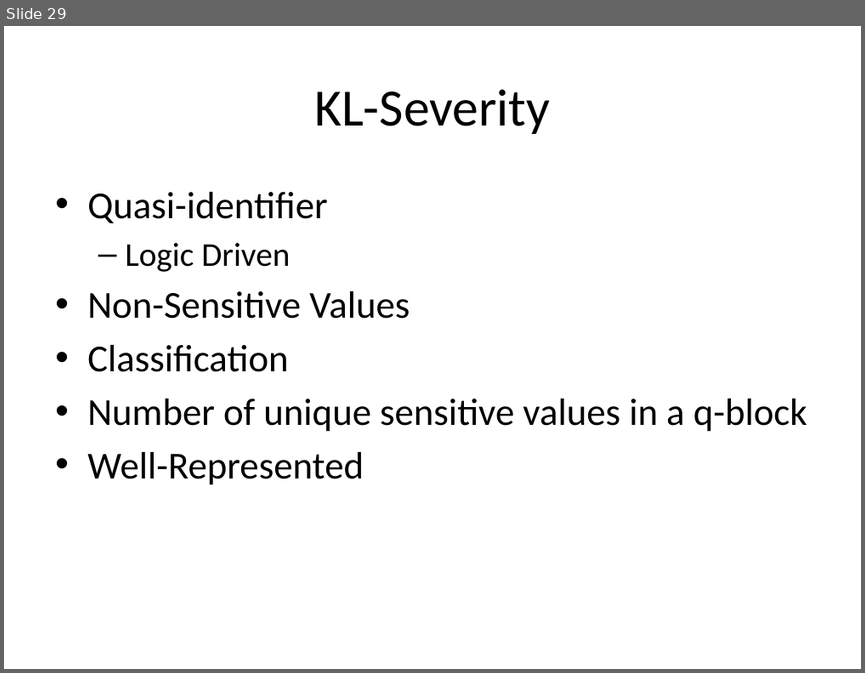
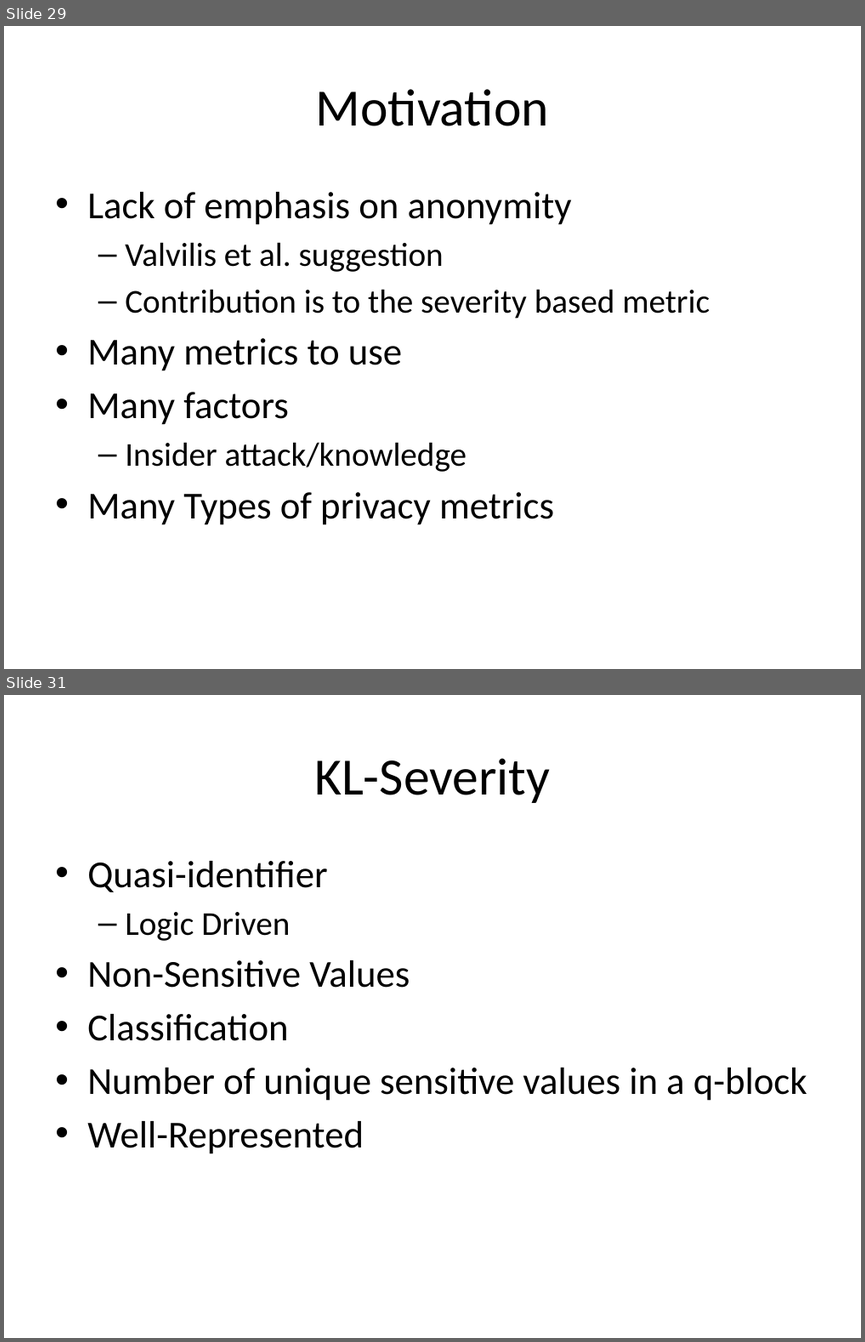
Before and after one commit to jayvelasco1990/big-data, a slide deck: Final Project/draft_presentation.pptx. Shown one above the other, each under a label of ours: slide 29 before the commit, slides 29 and 31 after it; the slides between them are not shown. The pictures are 865x673 and 865x1342 pixels, drawn with LibreOffice and Linux fonts; fonts in the diff are those of the drawing. Boxes give left, top, right and bottom in pixels: in the first picture for what was removed or moved away, otherwise in the second. Text is boxed around its words. In the diff, an @@ line names an element or a change of style, - is before the commit and + after.

```diff
--- a/Final Project/draft_presentation.pptx
+++ b/Final Project/draft_presentation.pptx
@@ slide 29 added at box(4, 26, 861, 669), background #FFFFFF @@
@@ title added at box(316, 89, 549, 126), 44 pt, text #000000 @@
+Motivation
@@ text added at box(87, 192, 710, 525), 28 pt, text #000000 @@
+• Lack of emphasis on anonymity
+  – Valvilis et al. suggestion
+  – Contribution is to the severity based metric
+• Many metrics to use
+• Many factors
+  – Insider attack/knowledge
+• Many Types of privacy metrics
@@ what was slide 29 is now slide 31 @@
```
Also in this commit, not shown: 1 slide changed, 12 other slides added, 1 slide removed, 1 other file.
